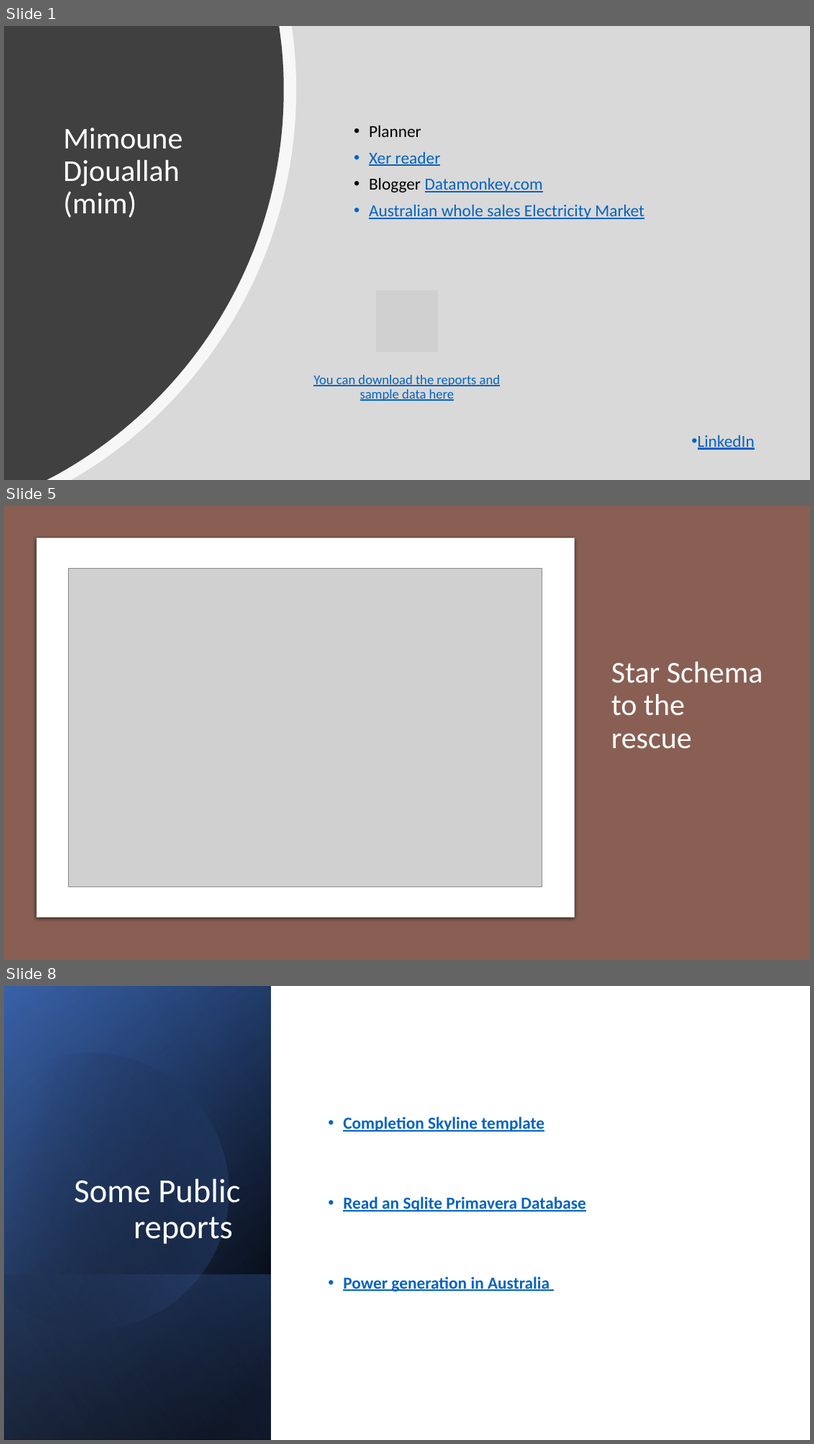
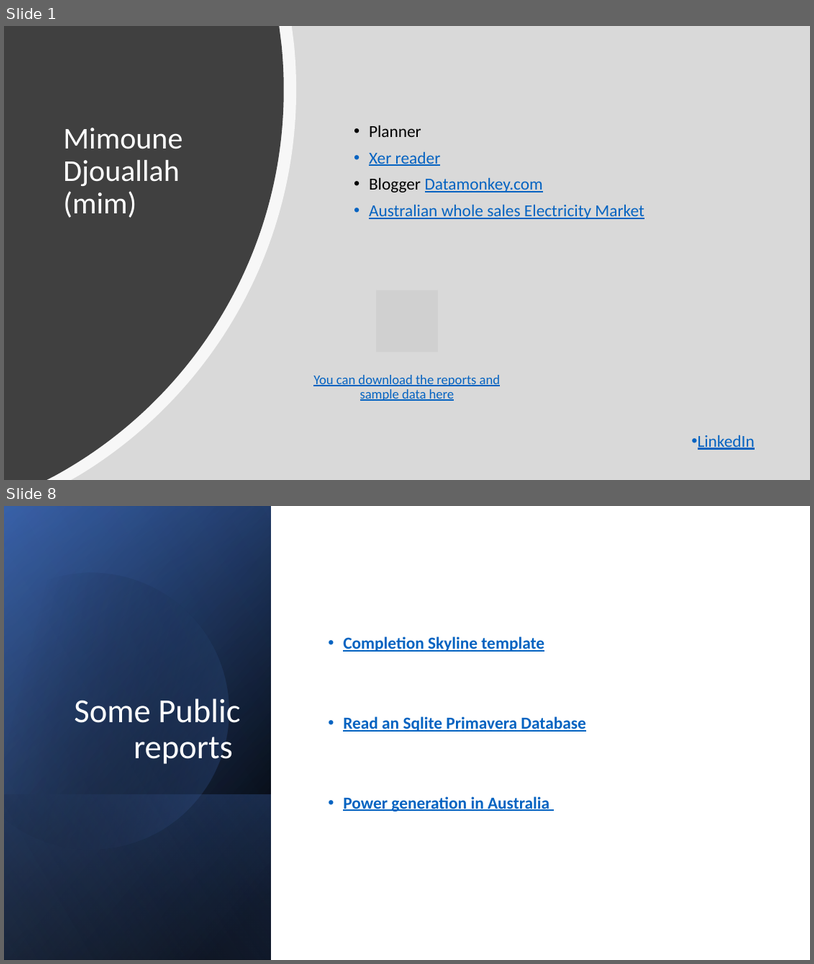
Before and after one commit to djouallah/projectcontrolpresentation, a slide deck: PowerBI as an integration tool in Project Controls.pptx. Shown one above the other, each under a label of ours: slides 1, 5 and 8 before the commit, slides 1 and 8 after it; the slides between them are not shown. The pictures are 814x1444 and 814x964 pixels, drawn with LibreOffice and Linux fonts; fonts in the diff are those of the drawing; grey boxes stand for pictures. Boxes give left, top, right and bottom in pixels: in the first picture for what was removed or moved away, otherwise in the second. Text is boxed around its words. In the diff, an @@ line names an element or a change of style, - is before the commit and + after.

```diff
--- a/PowerBI as an integration tool in Project Controls.pptx
+++ b/PowerBI as an integration tool in Project Controls.pptx
@@ slide 5 removed at (4,506,810,960), background #E7E6E6 @@
@@ rectangle removed at (4,506,810,960) @@
@@ rounded rectangle removed at (36,538,574,917) @@
@@ picture removed at (69,569,543,886) @@
@@ title removed at (612,662,764,749) @@
-Star Schema to the rescue
```
Also in this commit, not shown: 3 slides changed, 1 slide added, 1 other file.
